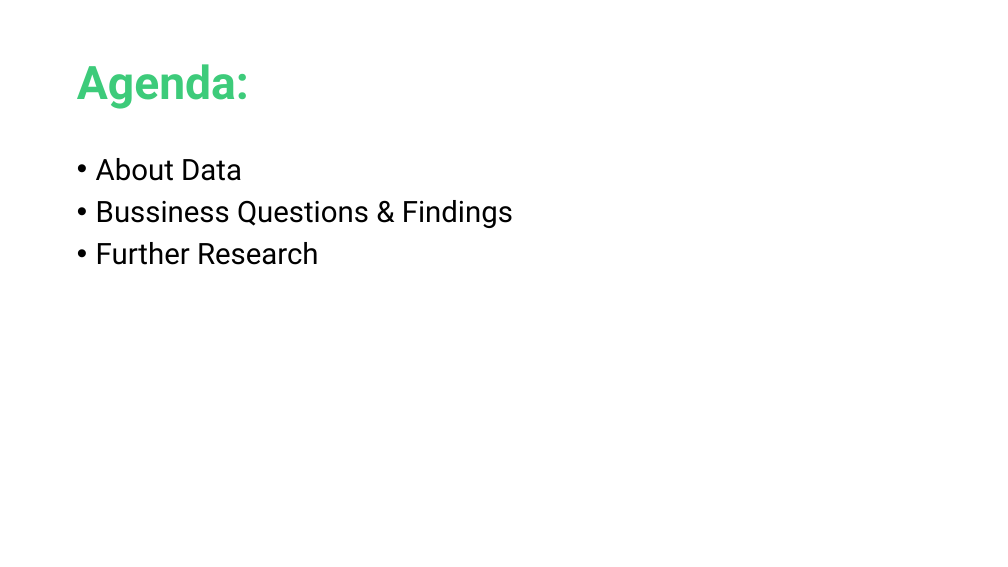
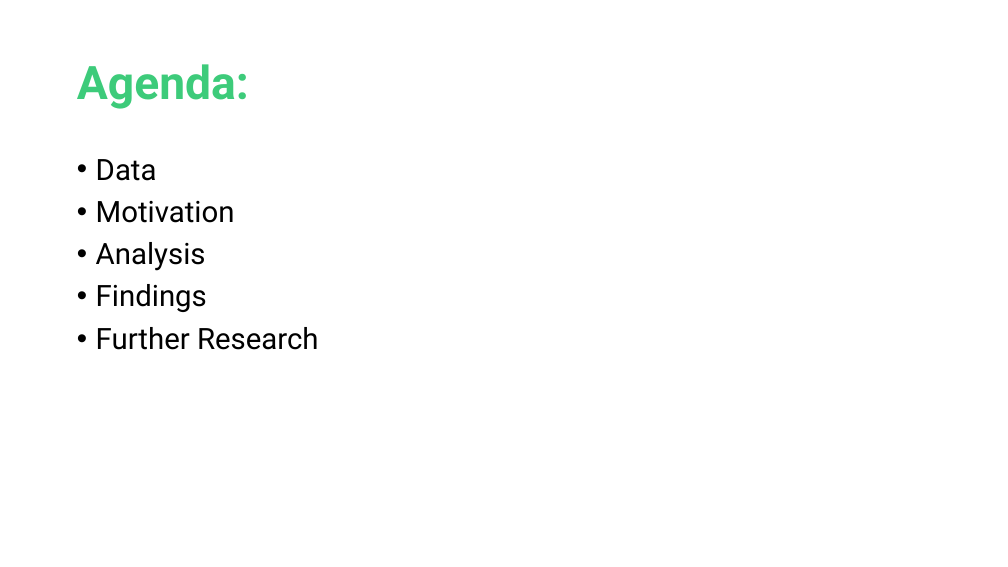
Before and after one commit to Blue0710/KicktraqScraper, a slide deck: slide 2 of ALI HILMI UYSAL_SCRAPING KICKSTARTER.pptx. Drawn at 1008x567 pixels with LibreOffice and Linux fonts; fonts in the diff are those of the drawing; background and template pictures are left out. Boxes give left, top, right and bottom in pixels: in the first picture for what was removed or moved away, otherwise in the second. Text is boxed around its words. In the diff, an @@ line names an element or a change of style, - is before the commit and + after.

```diff
--- a/ALI HILMI UYSAL_SCRAPING KICKSTARTER.pptx
+++ b/ALI HILMI UYSAL_SCRAPING KICKSTARTER.pptx
@@ text at bbox=[96, 159, 235, 312]: text changed @@
-• About Data
-• Bussiness Questions & Findings
+• Data
+• Motivation
+• Analysis
+• Findings
```
Also in this commit, not shown: 6 other slides changed, 7 slides added, 1 slide removed, 3 other files.
